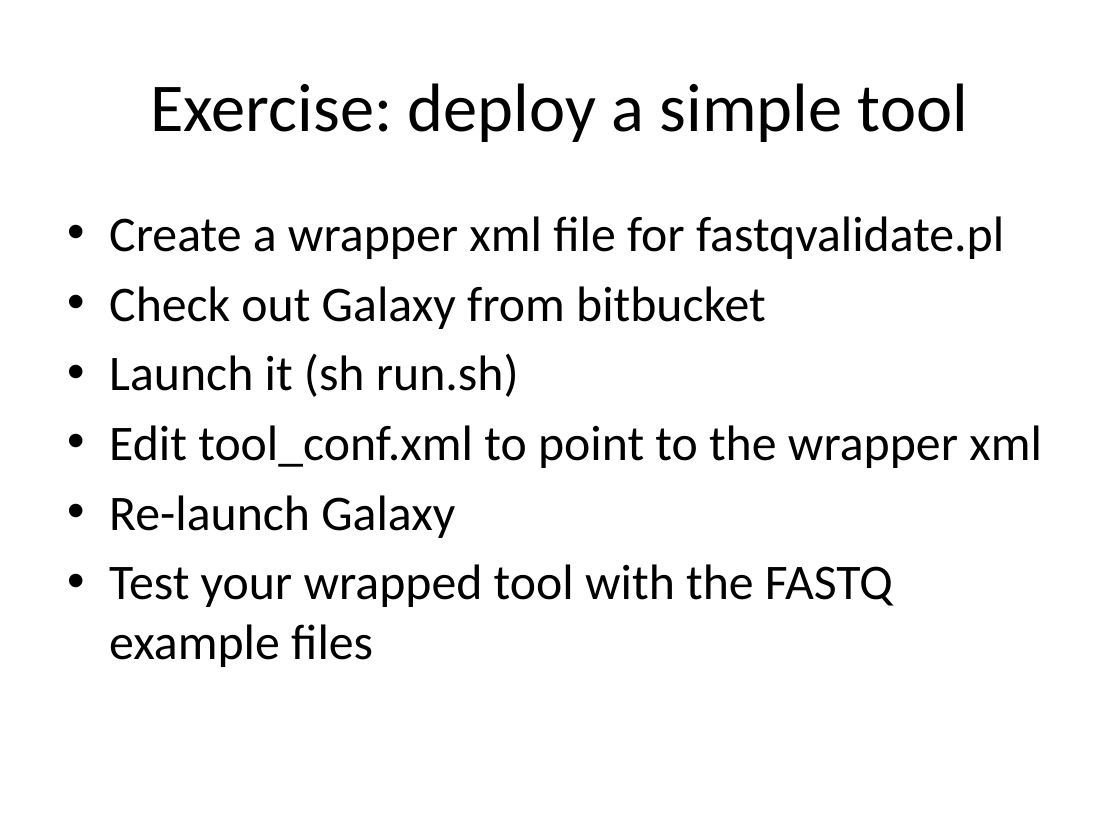
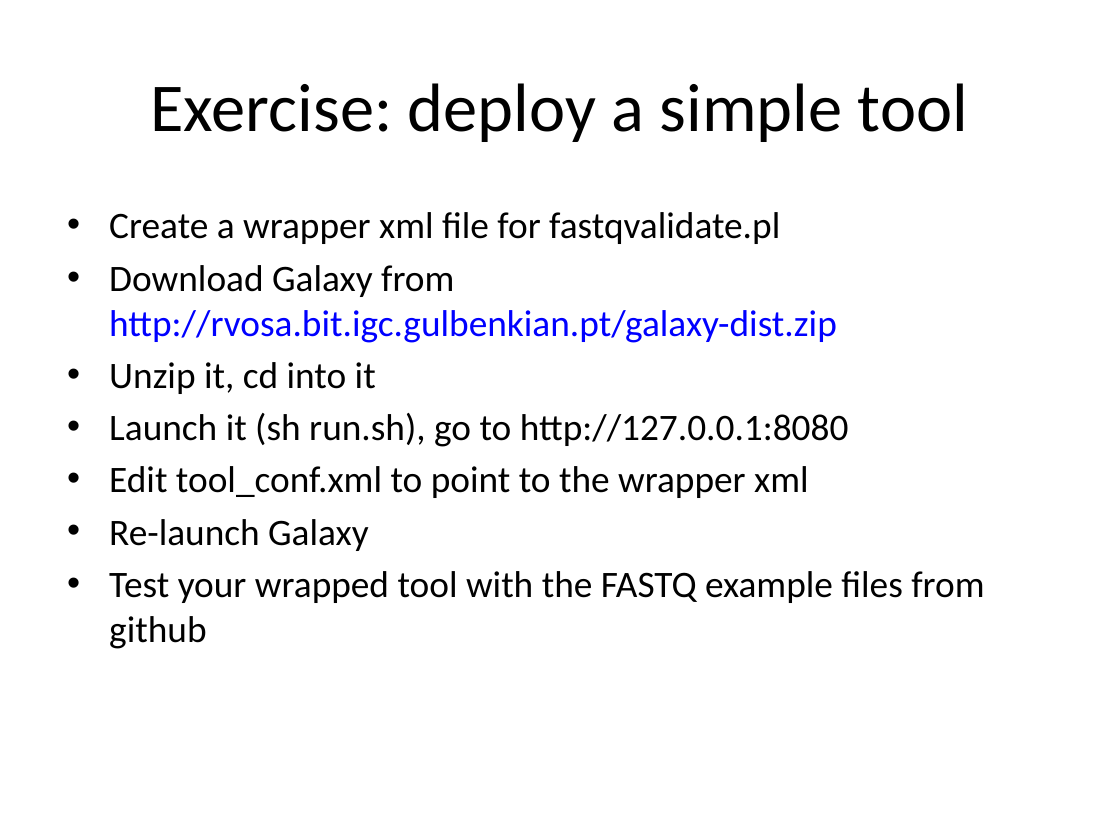
Before and after one commit to rvosa/ngs-workflows, a slide deck: slide 13 of doc/slides/day4/session4/DevelopingGalaxy.pptx. Drawn at 1120x840 pixels with LibreOffice and Linux fonts; fonts in the diff are those of the drawing. Boxes give left, top, right and bottom in pixels: in the first picture for what was removed or moved away, otherwise in the second. Text is boxed around its words. In the diff, an @@ line names an element or a change of style, - is before the commit and + after.

Commit message:
updated slides

```diff
--- a/doc/slides/day4/session4/DevelopingGalaxy.pptx
+++ b/doc/slides/day4/session4/DevelopingGalaxy.pptx
@@ text at (109, 212, 809, 551): size 32 to 24 pt in "Create a wrapper xml file for fastqvalidate.pl", "Edit tool_conf.xml to point to the wrapper ...", "Re-launch Galaxy"; less space between paragraphs @@
@@ text at (109, 265, 849, 447): text changed; size 32 to 24 pt @@
-• Check out Galaxy from bitbucket
-• Launch it (sh run.sh)
+• Download Galaxy from http://rvosa.bit.igc.gulbenkian.pt/galaxy-dist.zip
+• Unzip it, cd into it
+• Launch it (sh run.sh), go to http://127.0.0.1:8080
@@ text at (109, 571, 984, 649): text changed; size 32 to 24 pt @@
-• Test your wrapped tool with the FASTQ example files
+• Test your wrapped tool with the FASTQ example files from github
```
